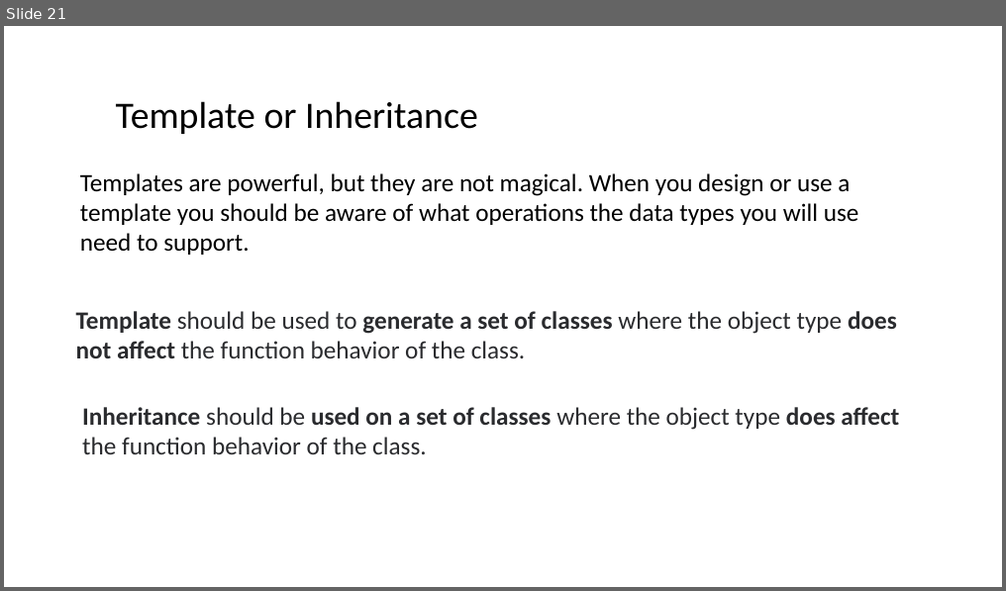
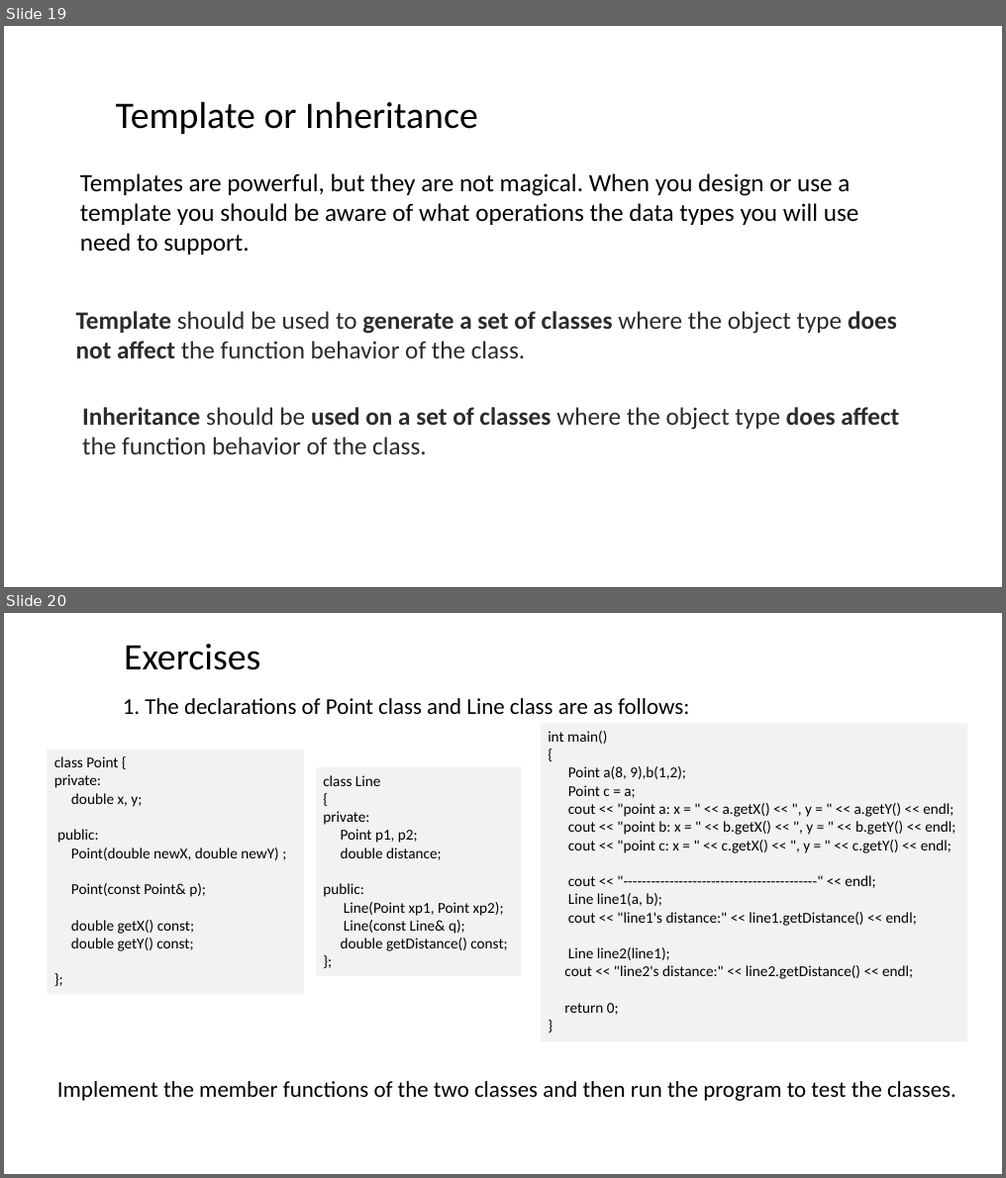
Before and after one commit to ShiqiYu/CPP, a slide deck: week13/Lab13.pptx. Shown one above the other, each under a label of ours: slide 21 before the commit, slides 19 and 20 after it. The pictures are 1006x591 and 1006x1178 pixels, drawn with LibreOffice and Linux fonts; fonts in the diff are those of the drawing; background and template pictures are left out. Boxes give left, top, right and bottom in pixels: in the first picture for what was removed or moved away, otherwise in the second. Text is boxed around its words. In the diff, an @@ line names an element or a change of style, - is before the commit and + after.

```diff
--- a/week13/Lab13.pptx
+++ b/week13/Lab13.pptx
@@ slide 20 added at bbox=[4, 613, 1002, 1174], background #FFFFFF @@
@@ title added at bbox=[124, 644, 260, 670], 36 pt, text #000000 @@
+Exercises
@@ text added at bbox=[123, 698, 689, 714], 21.8 pt, text #000000 @@
+1. The declarations of Point class and Line class are as follows:
@@ rectangle added at bbox=[541, 723, 968, 1042], fill #F2F2F2, 14.5 pt, text #000000 @@
+int main()
+{
+Point a(8, 9),b(1,2);
+Point c = a;
+cout << "point a: x = " << a.getX() << ", y = " << a.getY() << endl;
+cout << "point b: x = " << b.getX() << ", y = " << b.getY() << endl;
+cout << "point c: x = " << c.getX() << ", y = " << c.getY() << endl;
+cout << "------------------------------------------" << endl;
+Line line1(a, b);
+cout << "line1's distance:" << line1.getDistance() << endl;
+Line line2(line1);
+cout << "line2's distance:" << line2.getDistance() << endl;
+return 0;
+}
@@ rectangle added at bbox=[47, 750, 303, 995], fill #F2F2F2, 14.5 pt, text #000000 @@
+class Point {
+private:
+double x, y;
+public:
+Point(double newX, double newY) ;
+Point(const Point& p);
+double getX() const;
+double getY() const;
+};
@@ rectangle added at bbox=[316, 768, 522, 977], fill #F2F2F2, 14.5 pt, text #000000 @@
+class Line
+{
+private:
+Point p1, p2;
+double distance;
+public:
+Line(Point xp1, Point xp2);
+Line(const Line& q);
+double getDistance() const;
+};
@@ text added at bbox=[57, 1081, 956, 1101], 21.8 pt, text #000000 @@
+Implement the member functions of the two classes and then run the program to test the classes.
@@ what was slide 21 is now slide 19 @@
```
Also in this commit, not shown: 5 slides changed, 3 slides removed, 1 other file.
